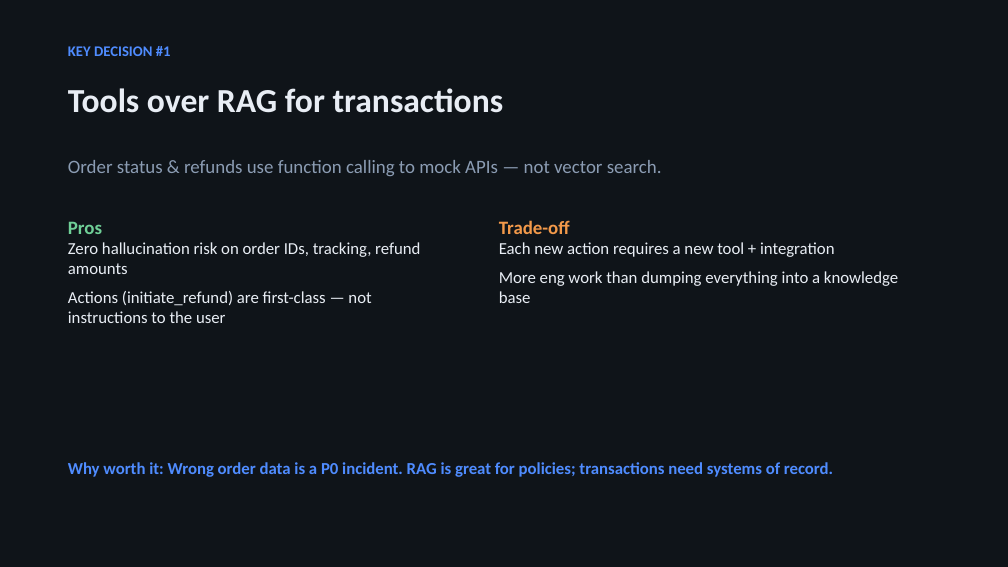
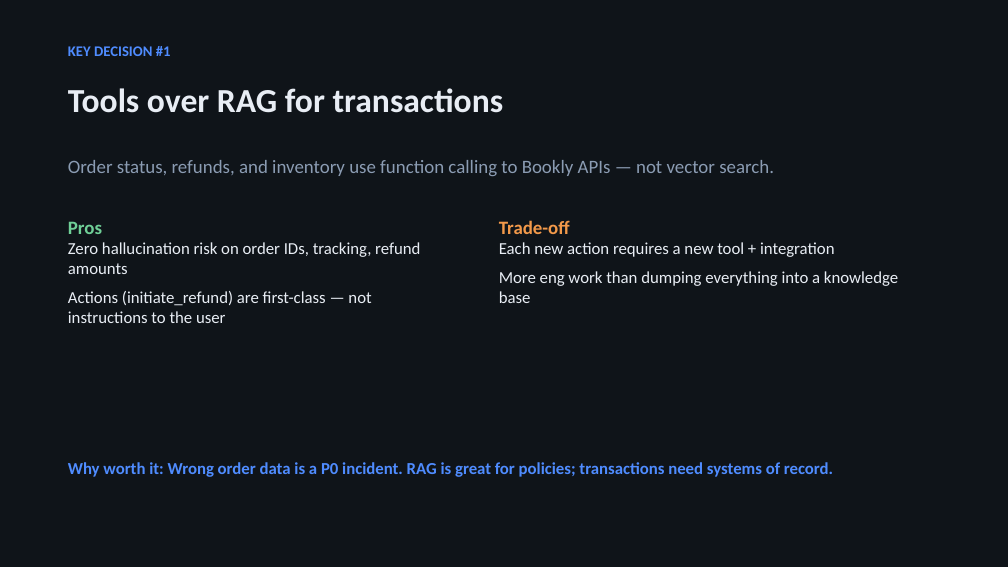
Before and after one commit to andrewwchild/booklydemo, a slide deck: slide 3 of Bookly_CS_Agent_Pitch.pptx. Drawn at 1008x567 pixels with LibreOffice and Linux fonts; fonts in the diff are those of the drawing. Boxes give left, top, right and bottom in pixels: in the first picture for what was removed or moved away, otherwise in the second. Text is boxed around its words. In the diff, an @@ line names an element or a change of style, - is before the commit and + after.

```diff
--- a/Bookly_CS_Agent_Pitch.pptx
+++ b/Bookly_CS_Agent_Pitch.pptx
@@ text at (x1=68, y1=160, x2=774, y2=176): text changed @@
-Order status & refunds use function calling to mock APIs — not vector search.
+Order status, refunds, and inventory use function calling to Bookly APIs — not vector search.
```
Also in this commit, not shown: 4 other slides changed, 22 other files.
